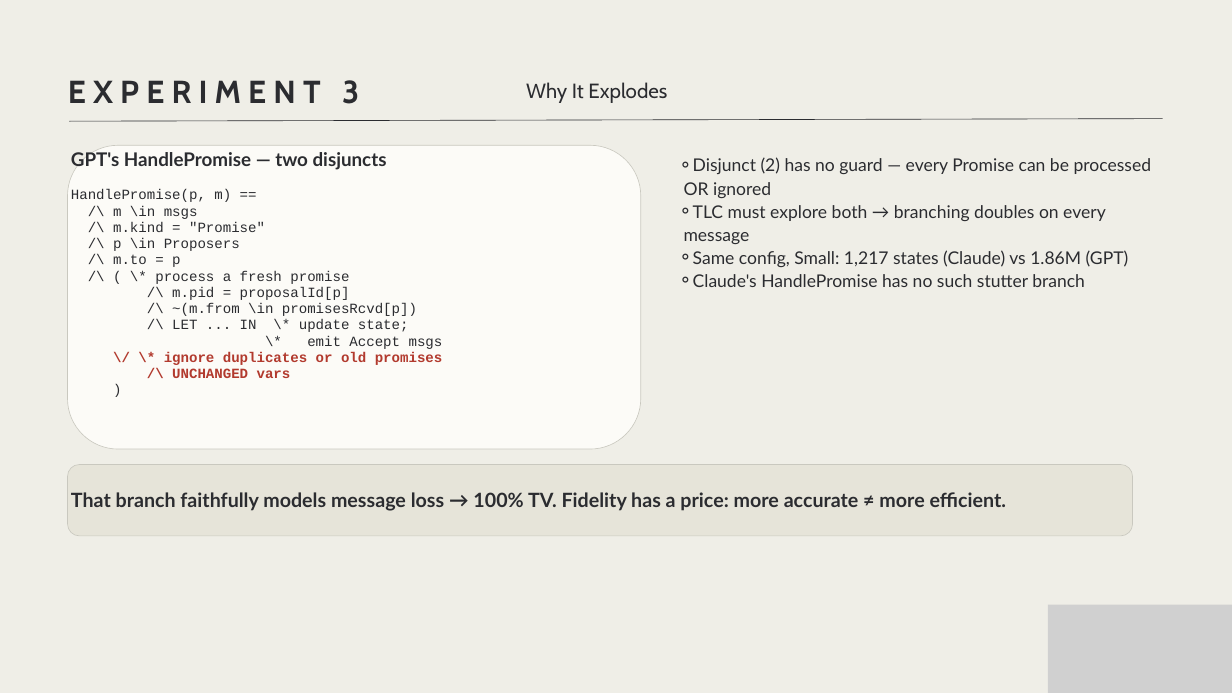
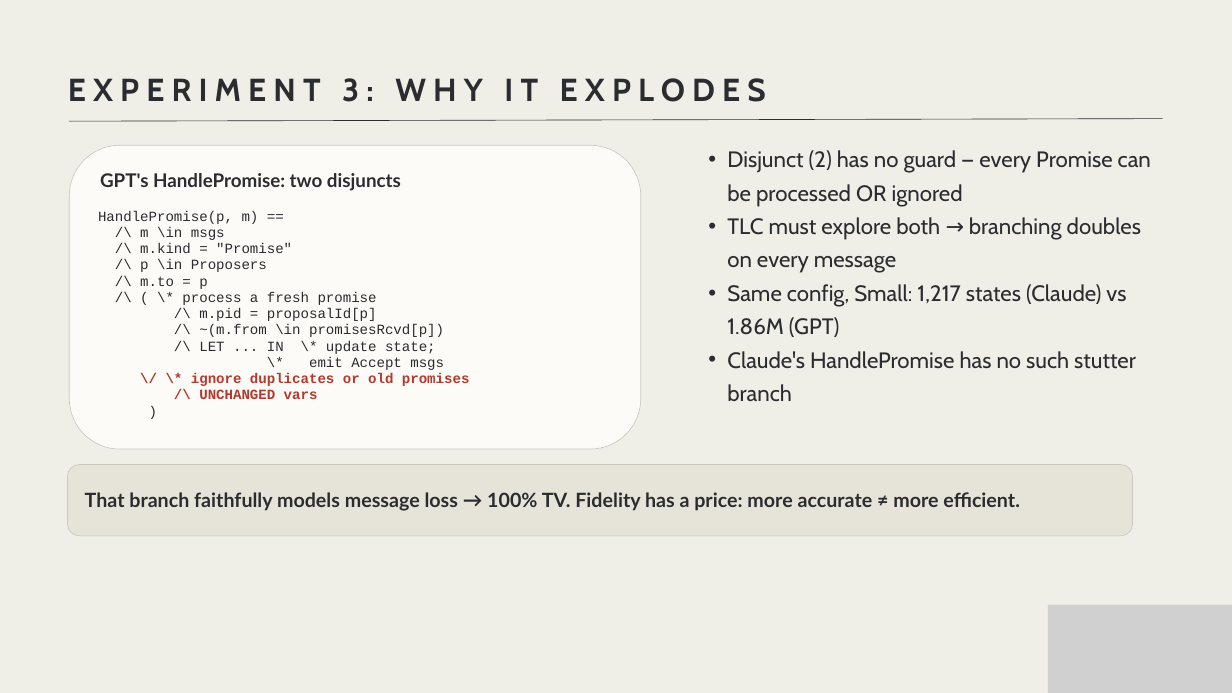
Before and after one commit to makhana/SysMoBench-research, a slide deck: slide 35 of Presentation.pptx (slide 10 before the commit). Drawn at 1232x693 pixels with LibreOffice and Linux fonts; fonts in the diff are those of the drawing; grey boxes stand for pictures. Boxes give left, top, right and bottom in pixels: in the first picture for what was removed or moved away, otherwise in the second. Text is boxed around its words. In the diff, an @@ line names an element or a change of style, - is before the commit and + after.

```diff
--- a/Presentation.pptx
+++ b/Presentation.pptx
@@ text at [68,78,766,102]: text changed; size 24 to 37.1 pt; bold on @@
-Why It Explodes
+EXPERIMENT 3: WHY IT EXPLODES
@@ text removed at [68,80,359,104] @@
-EXPERIMENT 3
@@ freeform shape at [69,145,641,449]: outline redrawn @@
@@ text "Disjunct (2) has no guard ...": place and size @@
-text "Disjunct (2) has no guard ..." at [684,157,1152,287]
+text "Disjunct (2) has no guard ..." at [727,150,1151,401]
@@ text "Disjunct (2) has no guard ..." at [727,150,1151,401]: size 20.5 to 26 pt, font Lato to Cabin; bullet ⚬ to •; list level 3 to 2 in "Disjunct (2) has no guard ..."; line spacing 27pt to 39pt; list level 3 to 2 in "TLC must explore both → ..."; list level 3 to 2 in "Same config, Small: 1,217 states ..."; list level 3 to 2 in "Claude's HandlePromise has no such ..." @@
@@ text at [100,173,401,191]: text changed @@
-GPT's HandlePromise — two disjuncts
+GPT's HandlePromise: two disjuncts
@@ text "That branch faithfully models message ...": place and size @@
-text "That branch faithfully models message ..." at [71,492,1006,511]
+text "That branch faithfully models message ..." at [85,492,1020,511]
```
Also in this commit, not shown: 5 other slides changed, 32 slides added.
